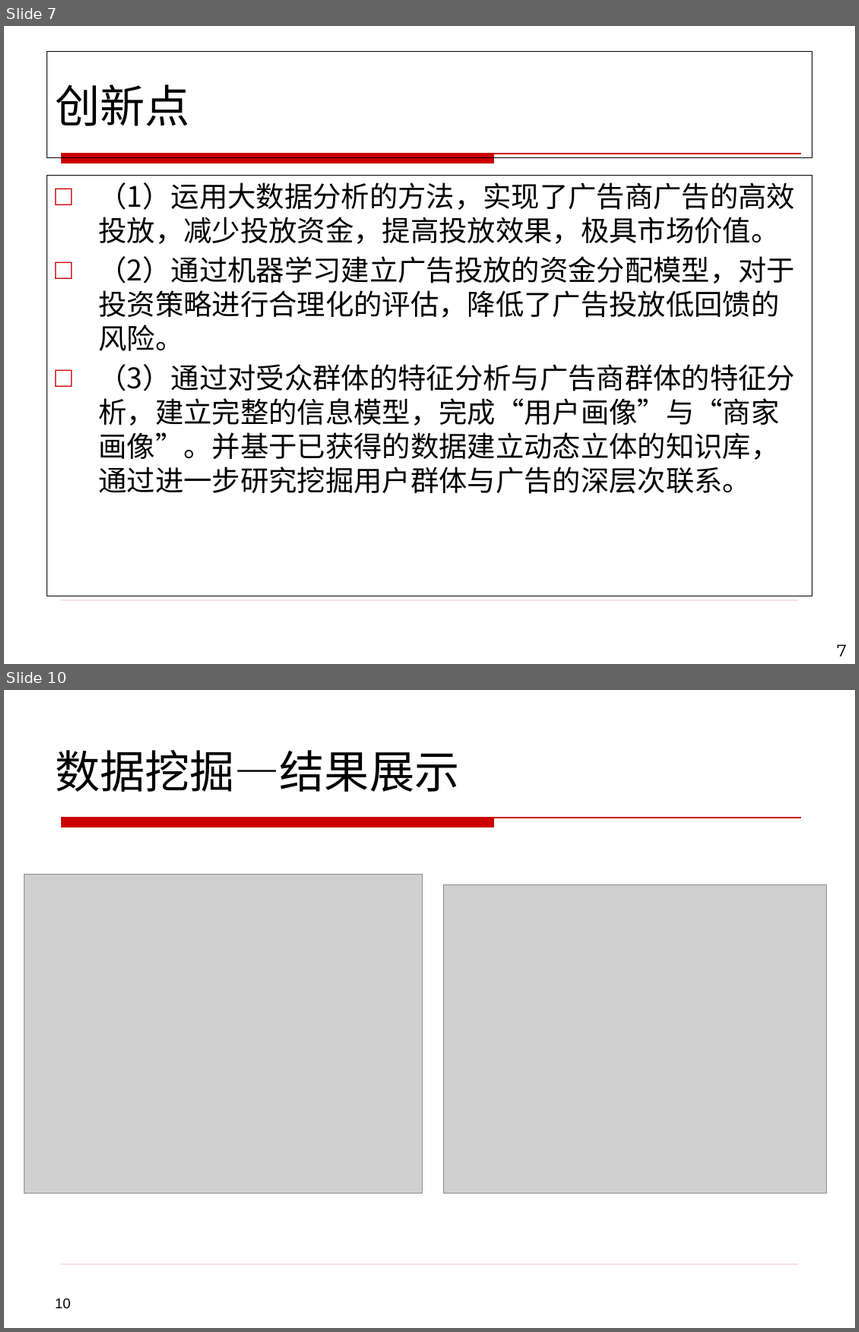
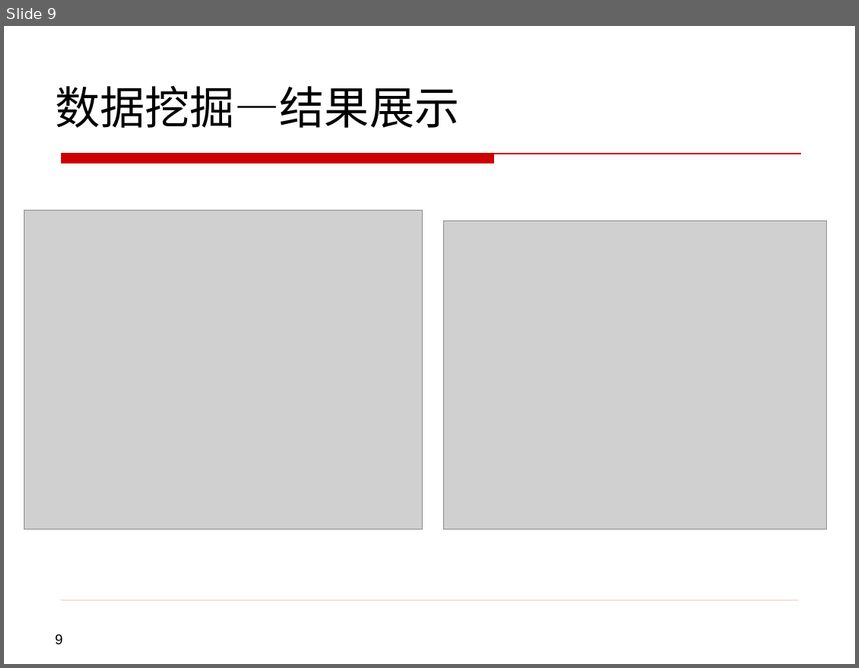
Before and after one commit to henryzhao/graduate, a slide deck: wy/王焰硕士论文答辩.pptx. Shown one above the other, each under a label of ours: slides 7 and 10 before the commit, slide 9 after it; the slides between them are not shown. The pictures are 859x1332 and 859x668 pixels, drawn with LibreOffice and Linux fonts; fonts in the diff are those of the drawing; grey boxes stand for pictures; background and template pictures are left out. Boxes give left, top, right and bottom in pixels: in the first picture for what was removed or moved away, otherwise in the second. Text is boxed around its words. In the diff, an @@ line names an element or a change of style, - is before the commit and + after.

```diff
--- a/wy/王焰硕士论文答辩.pptx
+++ b/wy/王焰硕士论文答辩.pptx
@@ slide 7 removed at (4,26,855,664), background #FFFFFF; not listed: 2 template elements that a slide beside it also shows @@
@@ title removed at (47,52,813,158) @@
-创新点
@@ text removed at (47,175,813,596) @@
-□ （1）运用大数据分析的方法，实现了广告商广告的高效投放，减少投放资金，提高投放效果，极具市场价值。
-□ （2）通过机器学习建立广告投放的资金分配模型，对于投资策略进行合理化的评估，降低了广告投放低回馈的风险。
-□ （3）通过对受众群体的特征分析与广告商群体的特征分析，建立完整的信息模型，完成“用户画像”与“商家画像”。并基于已获得的数据建立动态立体的知识库，通过进一步研究挖掘用户群体与广告的深层次联系。
@@ page number removed at (837,645,847,657) @@
-7
@@ what was slide 10 is now slide 9 @@
@@ page number at (55,635,63,645): text changed @@
-10
+9
```
Also in this commit, not shown: 7 slides changed, 3 other files.
